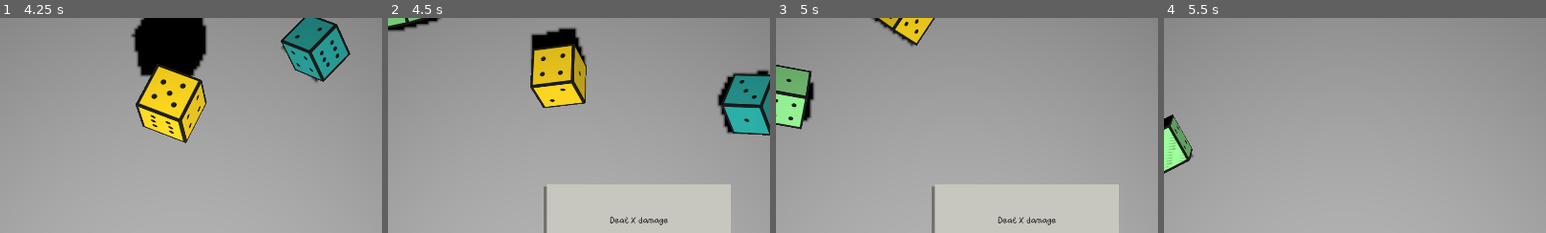
Above: before the commit, frames 1-4 (left to right).
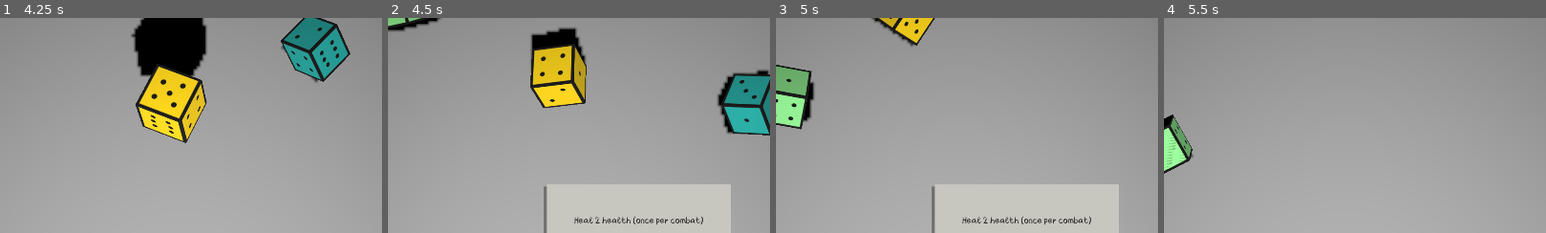
Above: after the commit, the same moments.

Repository: hulien22/bigmode-2023
Game: Godot game, scene res://scenes/combat.tscn
Same seed, same stepped clock (60 frames per second), same inputs: the game is played once before the commit and once after it.
Inputs (mouse positions are % of the whole screen's width and height, from its top left):
- Up to frame 1 (4.25 s): tap Enter at 0.5, 2 s; move the mouse to (72, 45) at 0.52 s; tap Space (Launch) at 0.6, 1.25, 2.1, 2.75 s; click (72, 45) at 0.67 s; move the mouse to (30, 55) at 1.27 s; tap Shift at 1.35, 2.85 s; click (30, 55) at 1.42 s; move the mouse to (60, 28) at 2.02 s; click (60, 28) at 2.17 s; move the mouse to (45, 70) at 2.77 s; click (45, 70) at 2.92 s; click "ROLL" at 3.5 s
- Up to frame 2 (4.5 s): move the mouse to (80, 65) at 4.27 s; tap Space (Launch) at 4.35 s; click (80, 65) at 4.42 s
- Up to frame 3 (5 s): no input
- Up to frame 4 (5.5 s): move the mouse to (20, 35) at 5.02 s; tap Shift at 5.1 s; click (20, 35) at 5.17 s
The pictures show only the part of the screen within x 26-76%, y 19-69%; the shares and areas given below are measured in that part.

Frame 1 is identical in both runs. In frame 2, 0.5% of the frame differs, in the area x 48-83%, y 92-97%; in frame 3, 0.5%; in frame 4, nothing differs.
Error before the commit: Invalid call. Nonexistent function 'copy_from' in base 'Nil'. (res://scenes/ability_box.gd:12)

Commit message:
health pot

Diff:
--- a/abilities.json
+++ b/abilities.json
@@ -38,14 +38,27 @@
 		["Dice Throw+", "Deal [(die face) + 2] damage", [
 			[1, 0, "f + 2"]
 		], 1],
-		["Healing Potion", "Heal 3 health (once per combat)", [
+		["Healing Potion", "Heal 2 health (once per combat)", [
+			[0, 5, 2],
+			[0, 4, 1]
 		], 1],
-		["Healing Potion+", "Heal 6 health (once per combat)", [
+		["Healing Potion+", "Heal 4 health (once per combat)", [
+			[0, 5, 4],
+			[0, 4, 1]
 		], 1],
 		["Loot", "Gain 1 gold (once per combat)", [
 		], 2],
 		["Loot+", "Gain 2 gold (once per combat)", [
 		], 2],
+		["Double Slap", "Attack twice for 1 damage", [
+			[1, 0, "1"],
+			[1, 0, "1"],
+		], 1],
+		["Double Slap+", "Attack thrice for 1 damage", [
+			[1, 0, "1"],
+			[1, 0, "1"],
+			[1, 0, "1"],
+		], 1],
 	],
 	"monster_abilities" : [
 		["Bite", "Deal [D] damage", [
--- a/scenes/ability.gd
+++ b/scenes/ability.gd
@@ -13,8 +13,12 @@
 	desc_ = desc;
 	effects_ = [];
 	for e in effects:
-		assert(e.size() >= 3);
-		effects_.append(AbilityEffect.new(e[0],e[1],str(e[2])))
+		if typeof(e) == TYPE_ARRAY:
+			assert(e.size() >= 3);
+			effects_.append(AbilityEffect.new(e[0],e[1],str(e[2])))
+		else:
+			# effect
+			effects_.append(AbilityEffect.new(e.target_,e.type_,e.value_))
 	rarity_ = rarity
 
 func is_upgradeable() -> bool:
--- a/scenes/ability_box.gd
+++ b/scenes/ability_box.gd
@@ -6,6 +6,9 @@
 var value:int
 var ability:Ability
 var enabled:bool = false
+
+func _init():
+	ability = Ability.new("", "", [])
 
 func init(v:int, a:Ability):
 	value = v
--- a/scenes/ability_effect.gd
+++ b/scenes/ability_effect.gd
@@ -2,8 +2,8 @@
 class_name AbilityEffect
 
 enum TARGET { PLAYER, MONSTER }
-enum TYPE { DAMAGE, SHIELD, VULNERABLE, STRENGTH, LIMITED_USES }
-#             0       1         2          3           4
+enum TYPE { DAMAGE, SHIELD, VULNERABLE, STRENGTH, LIMITED_USES, HEAL }
+#             0       1         2          3           4         5
 
 var target_: TARGET;
 var type_: TYPE;
--- a/scenes/combat.gd
+++ b/scenes/combat.gd
@@ -225,7 +225,9 @@
 	print("selected ability ", ability_boxes[val-1].ability.name_)
 
 	combat_state = CombatState.PLAYER_ABILITY
-	process_ability(ability_boxes[val-1].ability, false)
+	var d:Dictionary = process_ability(ability_boxes[val-1].ability, false)
+	if d.get("deplete_ability", false):
+		ability_boxes[val-1].init(val, Global.depleted_ability)
 
 #	animate_status_changes()
 
@@ -265,15 +267,21 @@
 
 	process_end_turn()
 
-func process_ability(ability: Ability, inflict_status_later: bool):
+func process_ability(ability: Ability, inflict_status_later: bool) -> Dictionary:
+	var dict:Dictionary = {}
 	for effect in ability.effects_:
 		if inflict_status_later && effect.is_status_inflict() && effect.target_ == AbilityEffect.TARGET.PLAYER:
 			statuses_to_inflict.append(effect)
 			continue
-		process_effect(effect)
+		var d:Dictionary = process_effect(effect)
+		if d.get("deplete_ability", false):
+			dict["deplete_ability"] = true
 	#TODO: return type of animation to play (instead of just attack always)
-
-func process_effect(effect: AbilityEffect):
+	return dict
+
+# returns bool if ability is now depleted
+func process_effect(effect: AbilityEffect) -> Dictionary:
+	var dict:Dictionary = {}
 	match effect.type_:
 		AbilityEffect.TYPE.DAMAGE:
 			var dmg = effect.process_value(occurences)
@@ -291,6 +299,14 @@
 			var amt = effect.process_value(occurences)
 			# process other statuses (eg strength)
 			add_status(effect.target_, AbilityEffect.TYPE.STRENGTH, amt, false)
+		AbilityEffect.TYPE.LIMITED_USES:
+			effect.uses_left -= 1
+			if effect.uses_left <= 0:
+				dict["deplete_ability"] = true
+		AbilityEffect.TYPE.HEAL:
+			var amt = effect.process_value(occurences)
+			change_health(effect.target_, -1 * amt)
+	return dict
 
 func process_end_turn():
 	combat_state = CombatState.END_TURN
@@ -323,6 +339,7 @@
 	animate_status_changes()
 	await wait_secs(0.5)
 
+	update_abilities(false)
 	#generate loot scene
 		# coins, and relic
 	# which will then generate the ability screen
@@ -345,9 +362,9 @@
 
 func change_health(target: AbilityEffect.TARGET, amount: int):
 	if target == AbilityEffect.TARGET.PLAYER:
-		GameState.player.health += amount
+		GameState.player.health = min(GameState.player.health + amount, GameState.player.max_health)
 	else:
-		monster.health += amount
+		monster.health = min(monster.health + amount, monster.max_health)
 	#animate?
 #	render_health()
 
@@ -390,7 +407,6 @@
 			statuses[target][i].add_amount(-1)
 			# animate and wait?
 			if statuses[target][i].amount == 0:
-#				statuses[target][i].free()
 				statuses[target].remove_at(i)
 
 func animate_status_changes():
--- a/scenes/monster.gd
+++ b/scenes/monster.gd
@@ -1,3 +1,4 @@
+extends Resource
 class_name Monster
 
 enum MonsterType {SLIME}
--- a/scenes/player.gd
+++ b/scenes/player.gd
@@ -15,7 +15,7 @@
 	abilities = [Global.abilities[0],
 				 Global.abilities[0],
 				 Global.abilities[2],
-				 Global.abilities[2],
+				 Global.abilities[12],
 				 Global.abilities[4],
 				 Global.abilities[6]]
 	dice = [[[1,2,6,5,3,4], Color.LIGHT_SEA_GREEN],
